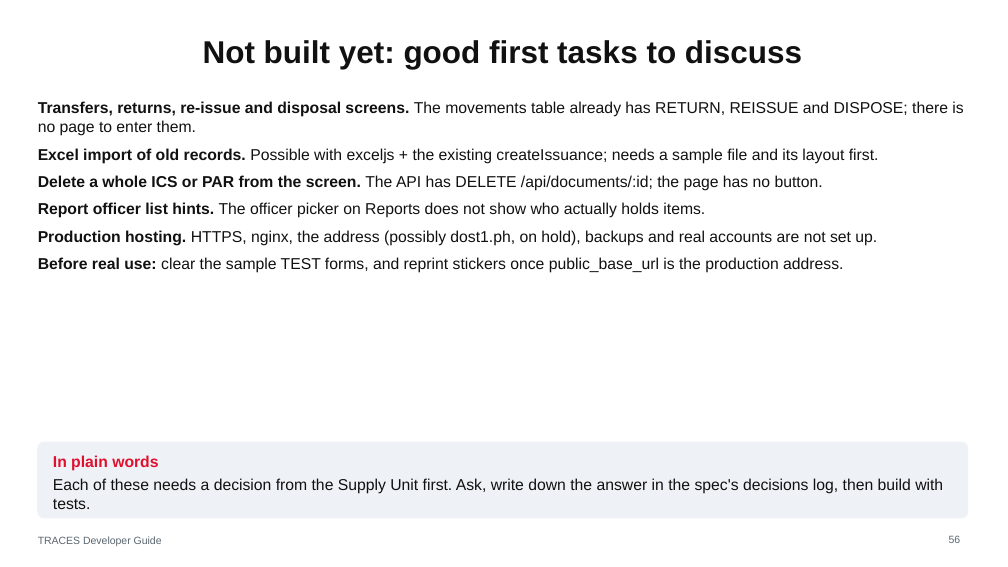
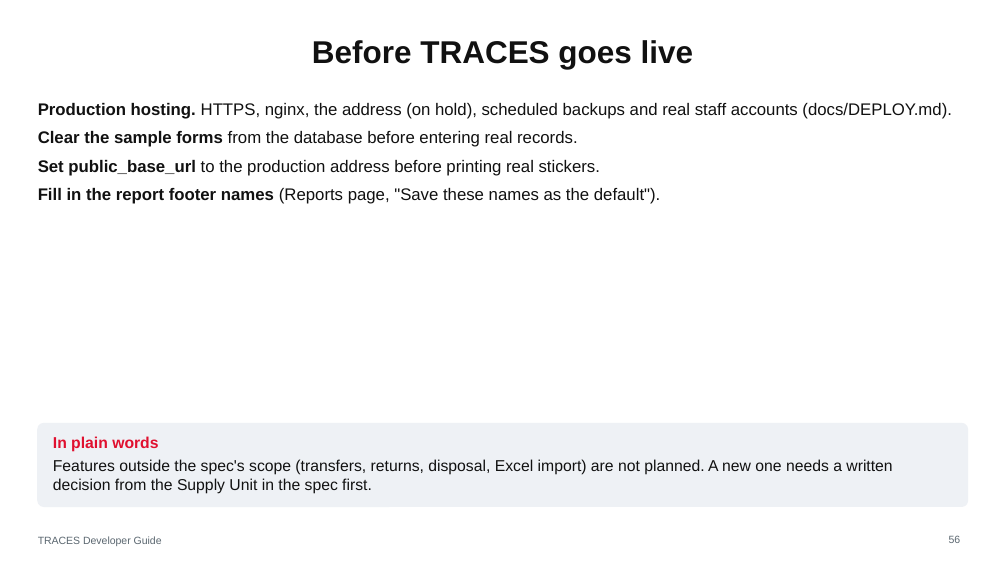
Before and after one commit to joww-seph/traces, a slide deck: slide 56 of docs/TRACES-Developer-Guide.pptx. Drawn at 1008x567 pixels with LibreOffice and Linux fonts; fonts in the diff are those of the drawing. Boxes give left, top, right and bottom in pixels: in the first picture for what was removed or moved away, otherwise in the second. Text is boxed around its words. In the diff, an @@ line names an element or a change of style, - is before the commit and + after.

```diff
--- a/docs/TRACES-Developer-Guide.pptx
+++ b/docs/TRACES-Developer-Guide.pptx
@@ title at (x1=312, y1=40, x2=693, y2=69): text changed @@
-Not built yet: good first tasks to discuss
+Before TRACES goes live
@@ text at (x1=38, y1=103, x2=952, y2=204): text changed; size 15 to 16 pt @@
-• Transfers, returns, re-issue and disposal screens. The movements table already has RETURN, REISSUE and DISPOSE; there is no page to enter them.
-• Excel import of old records. Possible with exceljs + the existing createIssuance; needs a sample file and its layout first.
-• Delete a whole ICS or PAR from the screen. The API has DELETE /api/documents/:id; the page has no button.
-• Report officer list hints. The officer picker on Reports does not show who actually holds items.
-• Production hosting. HTTPS, nginx, the address (possibly dost1.ph, on hold), backups and real accounts are not set up.
-• Before real use: clear the sample TEST forms, and reprint stickers once public_base_url is the production address.
+• Production hosting. HTTPS, nginx, the address (on hold), scheduled backups and real staff accounts (docs/DEPLOY.md).
+• Clear the sample forms from the database before entering real records.
+• Set public_base_url to the production address before printing real stickers.
+• Fill in the report footer names (Reports page, "Save these names as the default").
@@ rounded rectangle resized from (x1=38, y1=442, x2=968, y2=518) to (x1=38, y1=423, x2=968, y2=507) @@
@@ rounded rectangle at (x1=38, y1=423, x2=968, y2=507): proportions changed @@
@@ text "In plain words" moved from (x1=53, y1=455, x2=943, y2=509) to (x1=53, y1=436, x2=892, y2=494) @@
@@ text at (x1=53, y1=459, x2=892, y2=494): text changed @@
-Each of these needs a decision from the Supply Unit first. Ask, write down the answer in the spec's decisions log, then build with tests.
+Features outside the spec's scope (transfers, returns, disposal, Excel import) are not planned. A new one needs a written decision from the Supply Unit in the spec first.
```
Also in this commit, not shown: 2 other slides changed, 7 other files.
